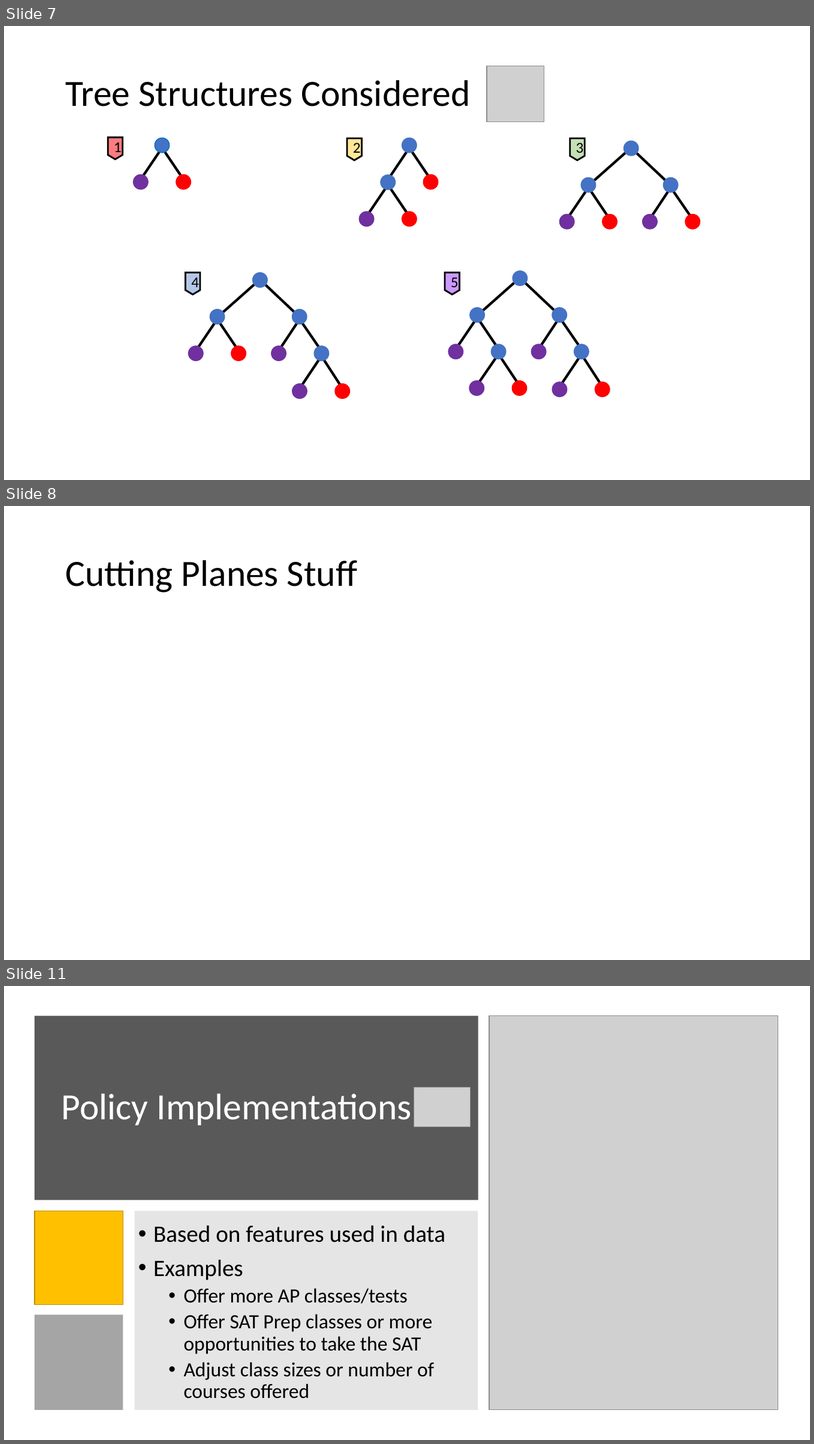
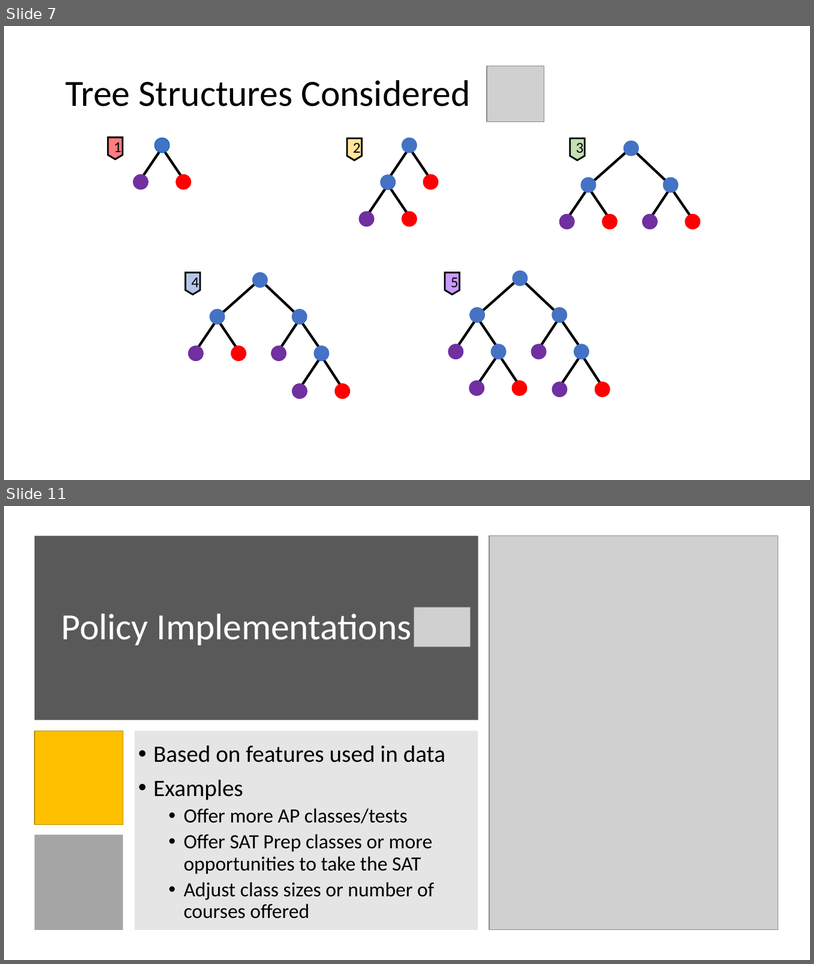
Before and after one commit to DillWithIt77/D2P-Spring-2021, a slide deck: Presentations/Trees Get Degrees_Full_Presentation.pptx. Shown one above the other, each under a label of ours: slides 7, 8 and 11 before the commit, slides 7 and 11 after it; the slides between them are not shown. The pictures are 814x1444 and 814x964 pixels, drawn with LibreOffice and Linux fonts; fonts in the diff are those of the drawing; grey boxes stand for pictures; background and template pictures are left out. Boxes give left, top, right and bottom in pixels: in the first picture for what was removed or moved away, otherwise in the second. Text is boxed around its words. In the diff, an @@ line names an element or a change of style, - is before the commit and + after.

```diff
--- a/Presentations/Trees Get Degrees_Full_Presentation.pptx
+++ b/Presentations/Trees Get Degrees_Full_Presentation.pptx
@@ slide 8 removed at bbox=[4, 506, 810, 960], background #FFFFFF @@
@@ title removed at bbox=[65, 560, 357, 592] @@
-Cutting Planes Stuff
```
Also in this commit, not shown: 3 slides changed, 1 slide added.
